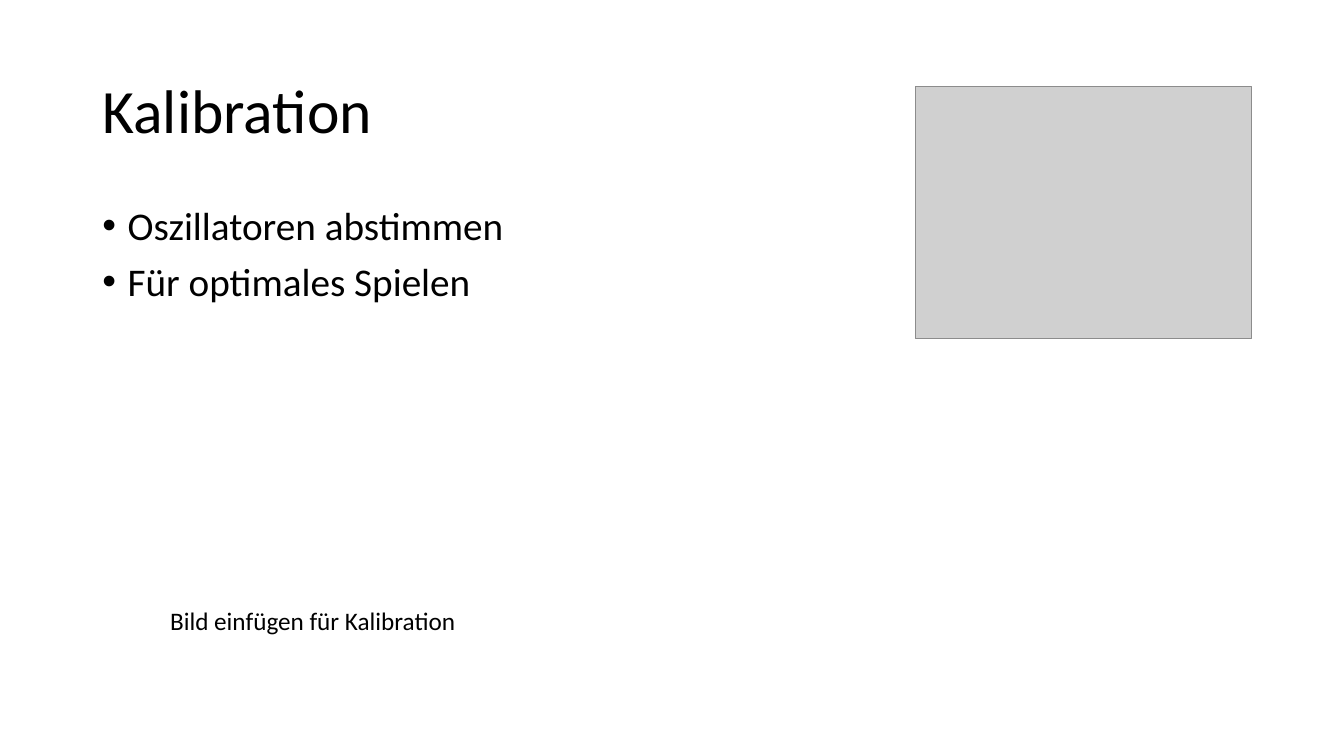
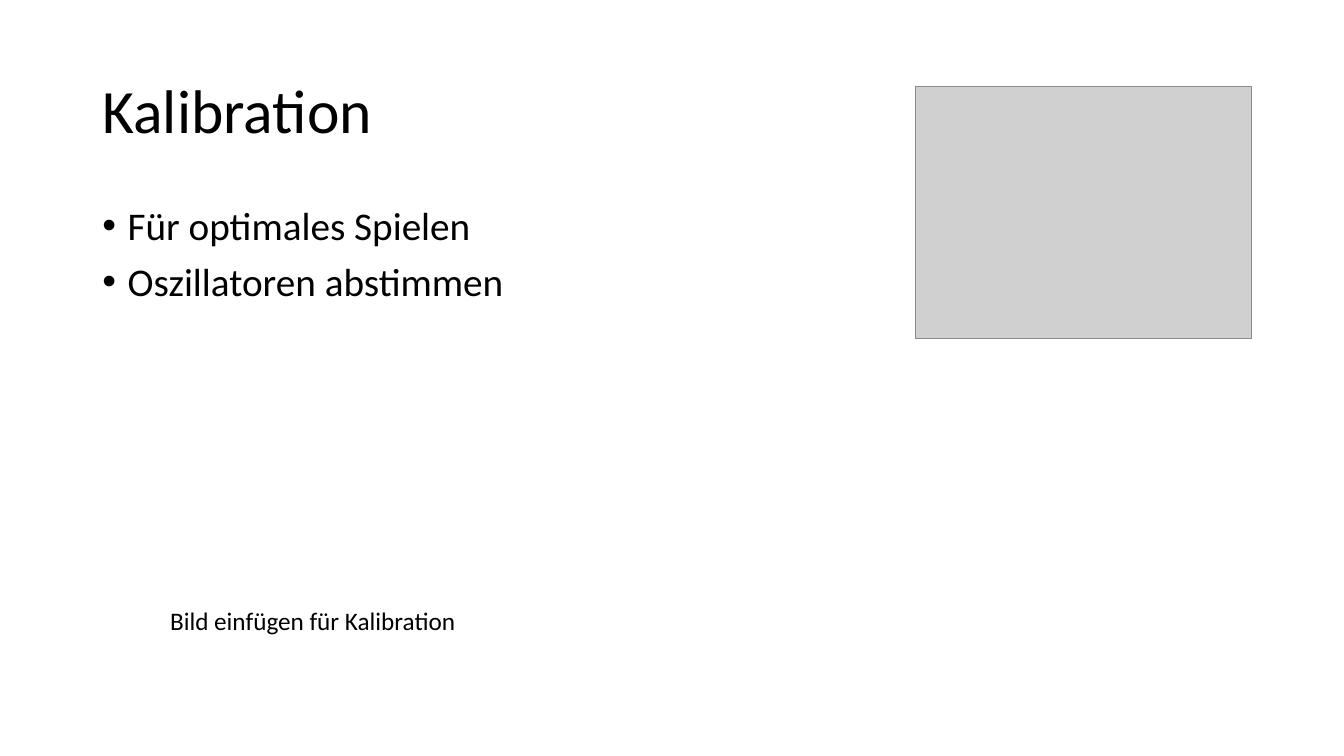
Before and after one commit to aeschi2305/FachberichtDigitalesThereminP6, a slide deck: slide 6 of Praesi/Digitales Theremin.pptx. Drawn at 1344x756 pixels with LibreOffice and Linux fonts; fonts in the diff are those of the drawing; grey boxes stand for pictures. Boxes give left, top, right and bottom in pixels: in the first picture for what was removed or moved away, otherwise in the second. Text is boxed around its words. In the diff, an @@ line names an element or a change of style, - is before the commit and + after.

```diff
--- a/Praesi/Digitales Theremin.pptx
+++ b/Praesi/Digitales Theremin.pptx
@@ text at bbox=[128, 212, 470, 247]: paragraph added @@
+• Für optimales Spielen
@@ text at bbox=[128, 268, 470, 303]: paragraph removed @@
-• Für optimales Spielen
```
Also in this commit, not shown: 1 other slide changed, 24 other files.
